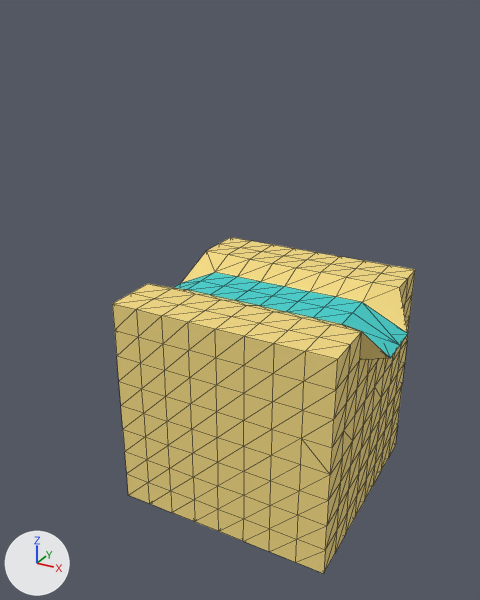
An edit to the glTF model FlyingTown/FlyingTown.gltf, drawn before and after from the same camera.
Camera for both pictures: a 50 mm camera at (2.38, -4.94, 4.32) aimed at (-0.78, 0.81, 1.44). Arrows for +X, +Y and +Z are at lower left; the lights stay in place. Mesh edges are drawn as thin lines.

Script lines for the objects in view, before the commit:
```python
me_cube = bpy.data.meshes.new('Cube')
me_cube.from_pydata(...)  # 386 vertices, 768 faces; spans x -1.15..1.17, y -1.0..1.0, z -1.0..1.0
# faces by material slot: [736, 32]
me_cube.materials.append(mat_material)  # yellow #f3d983
me_cube.materials.append(mat_material_001)  # cyan #45d1cf
ob_cube = bpy.data.objects.new('Cube', me_cube)
ob_cube.location = (0.0, 0.0, 1.06)
```
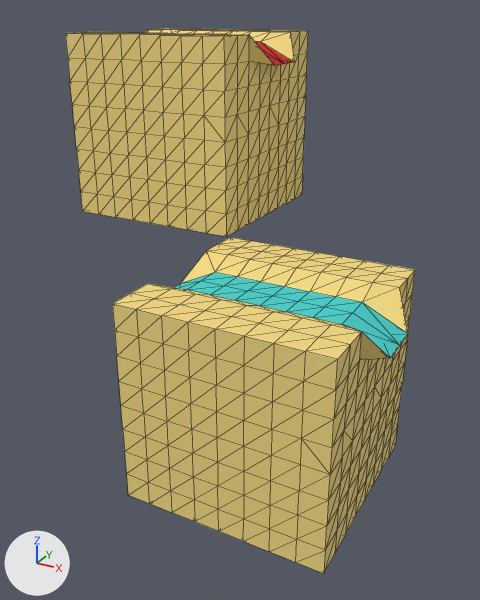
Commit message: Add new FlyingTown to format gltf

What differs and where, as boxes (x1, y1, x2, y2) in the pictures (480 x 600 px):
```json
{"object": "Cube.001", "change": "added", "after": [65, 29, 308, 236], "on screen": "yellow", "faces in mat_material (yellow #f3d983)": [65, 29, 308, 236], "faces in mat_material_002 (red #d11d18)": [255, 42, 294, 65]}
```

Scene script edits in JSON lines:
```json
{"op": "add", "block": "mat_material_002", "code": ["mat_material_002 = principled_material('Material.002')", "mat_material_002.base_color = (0.64, 0.0125, 0.0091)  # red #d11d18", "mat_material_002.roughness = 1.0"]}
{"op": "add", "block": "me_cube_001", "code": ["me_cube_001 = bpy.data.meshes.new('Cube.001')", "me_cube_001.from_pydata(...)  # 386 vertices, 768 faces; spans x -1.15..1.17, y -1.0..1.0, z -1.0..1.0", "# faces by material slot: [736, 32]", "me_cube_001.materials.append(mat_material)  # yellow #f3d983", "me_cube_001.materials.append(mat_material_002)  # red #d11d18"]}
{"op": "add", "block": "ob_cube_001", "code": ["ob_cube_001 = bpy.data.objects.new('Cube.001', me_cube_001)", "ob_cube_001.location = (-2.04, 1.98, 3.07)"]}
```
